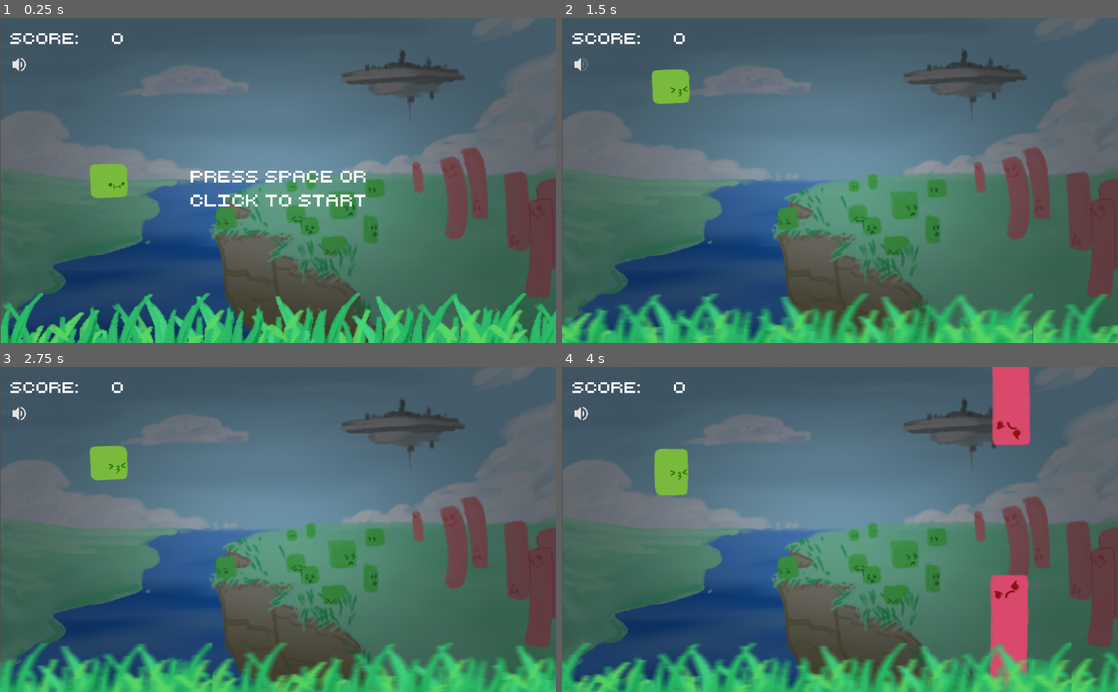
Above: before the commit, frames 1-4 (two rows, left to right).
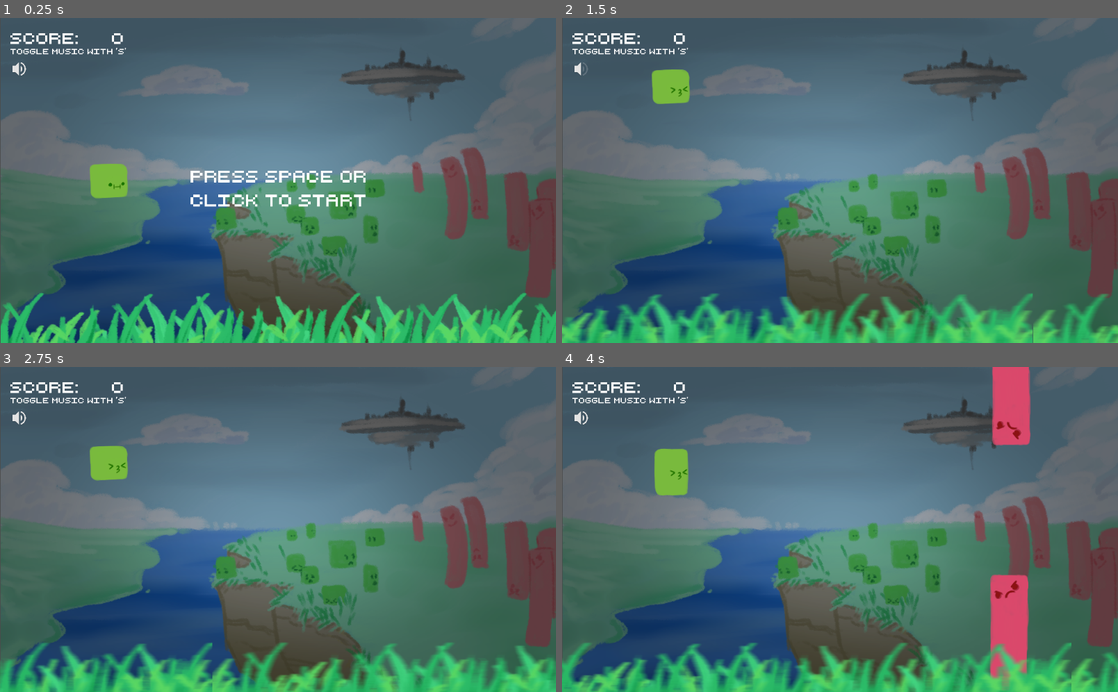
Above: after the commit, the same moments.

Repository: CoryParsnipson/bouncy-block
Game: Godot game, scene res://Main.tscn
Two runs of this game, one before a commit and one after it. Both use one fixed random seed, a clock stepped at 60 frames per second and the inputs below. Sound files missing from this copy of the repository are replaced by a short silence.
Inputs (mouse positions are in pixels of both pictures, inside the frame that each line leads up to):
- Up to frame 1 (0.25 s): no input
- Up to frame 2 (1.5 s): tap Space (ui_select) at 0.5 s; move the mouse to (578, 63) at 0.52 s; tap S (toggle_sound) at 0.6, 1.35 s; click (578, 63) at 0.67 s; tap Enter (ui_accept) at 0.77, 1.07 s; move the mouse to (728, 196) at 1.27 s; click (728, 196) at 1.42 s
- Up to frame 3 (2.75 s): tap Enter (ui_accept) at 1.52, 1.82 s; move the mouse to (333, 458) at 2.02 s; tap S (toggle_sound) at 2.1 s; click (333, 458) at 2.17 s
- Up to frame 4 (4 s): move the mouse to (812, 594) at 2.77 s; tap S (toggle_sound) at 2.85, 3.6 s; click (812, 594) at 2.92 s; tap Enter (ui_accept) at 3.02, 3.32, 3.77 s; move the mouse to (1006, 578) at 3.52 s; click (1006, 578) at 3.67 s

The runs differ from the first frame. In frame 1, 0.3% of the frame differs, in the area x 1-23%, y 9-18%; in frame 2, 0.3%; in frame 3, 0.3%; in frame 4, 0.3%.

Commit message:
Add music toggle message.

Diff:
--- a/Main.tscn
+++ b/Main.tscn
@@ -29,10 +29,14 @@
 size = 28
 font_data = ExtResource( 4 )
 
-[sub_resource type="RectangleShape2D" id=5]
+[sub_resource type="DynamicFont" id=5]
+size = 14
+font_data = ExtResource( 4 )
+
+[sub_resource type="RectangleShape2D" id=6]
 extents = Vector2( 406.025, 373.992 )
 
-[sub_resource type="SpriteFrames" id=6]
+[sub_resource type="SpriteFrames" id=7]
 animations = [ {
 "frames": [ ExtResource( 6 ), ExtResource( 8 ), ExtResource( 5 ) ],
 "loop": true,
@@ -130,8 +134,21 @@
 "_edit_use_anchors_": false
 }
 
+[node name="VolumeLabel" type="Label" parent="."]
+margin_left = 4.4491
+margin_top = 46.6001
+margin_right = 248.449
+margin_bottom = 76.6001
+custom_fonts/font = SubResource( 5 )
+text = "Toggle music with 's'"
+align = 1
+valign = 1
+__meta__ = {
+"_edit_use_anchors_": false
+}
+
 [node name="VolumeControl" type="Sprite" parent="."]
-position = Vector2( 35.1056, 86.0528 )
+position = Vector2( 35.1056, 94.0528 )
 scale = Vector2( 0.0585918, 0.0585918 )
 texture = ExtResource( 12 )
 
Not shown: 3 places in Main.tscn that only renumber resources
